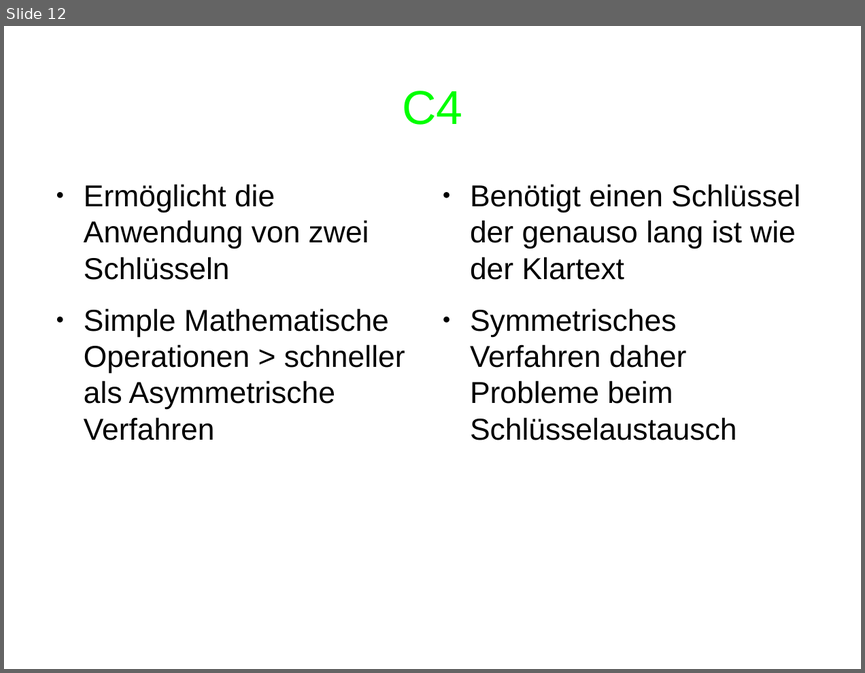
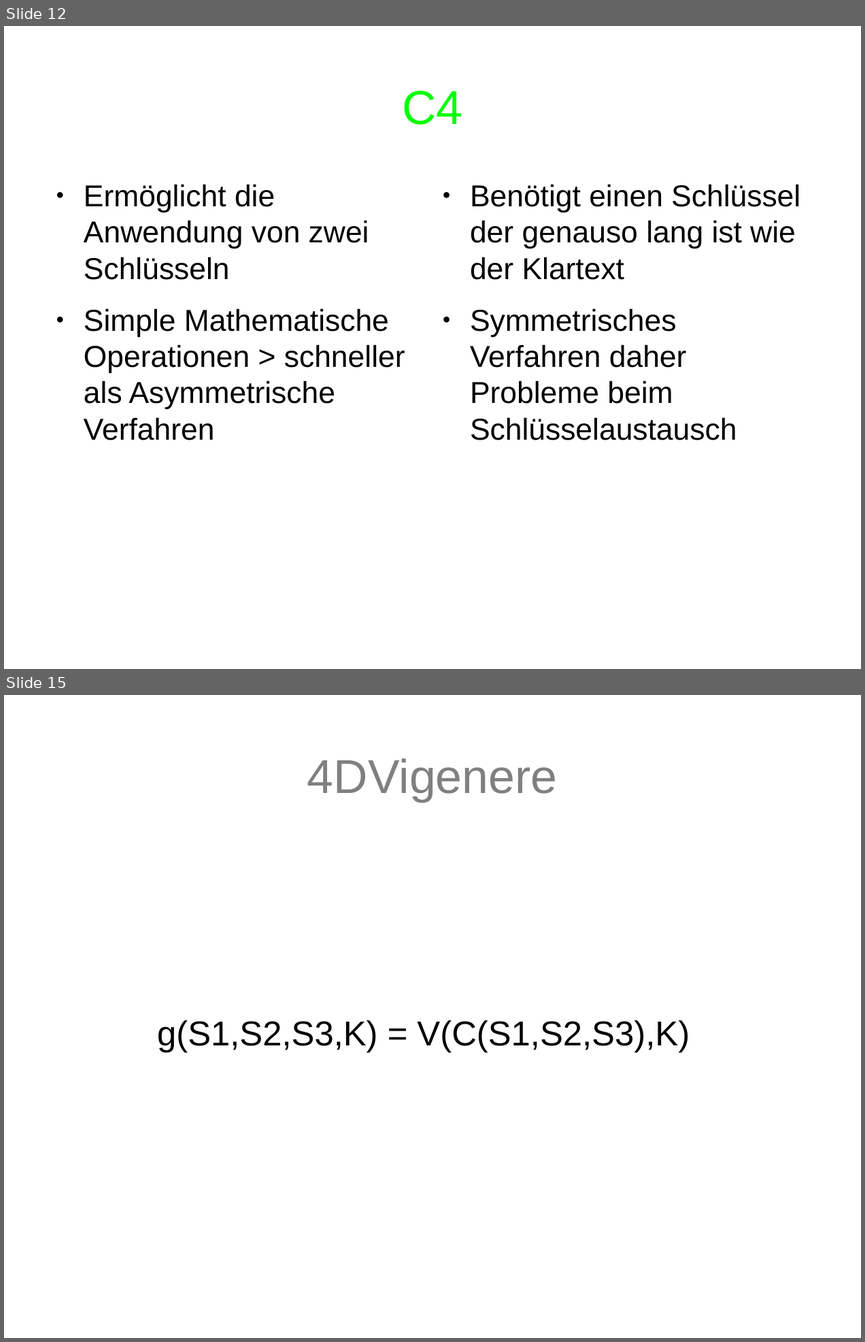
Before and after one commit to dodonator/cube, a slide deck: Vortrag/vortrag.odp. Shown one above the other, each under a label of ours: slide 12 before the commit, slides 12 and 15 after it; the slides between them are not shown. The pictures are 865x673 and 865x1342 pixels, drawn with LibreOffice and Linux fonts; fonts in the diff are those of the drawing. Boxes give left, top, right and bottom in pixels: in the first picture for what was removed or moved away, otherwise in the second. Text is boxed around its words. In the diff, an @@ line names an element or a change of style, - is before the commit and + after.

Commit message:
Erweiterung des Vortrages durch 4DVigenere und C2OR3

```diff
--- a/Vortrag/vortrag.odp
+++ b/Vortrag/vortrag.odp
@@ slide 15 added at <box>4,695,861,1338</box>, background #FFFFFF @@
@@ title added at <box>307,758,557,802</box>, 44 pt, text #808080 @@
+4DVigenere
@@ subtitle added at <box>157,1020,689,1053</box>, 32 pt, text #000000 @@
+g(S1,S2,S3,K) = V(C(S1,S2,S3),K)
```
Also in this commit, not shown: 3 slides changed, 12 other slides added, 1 other file.
